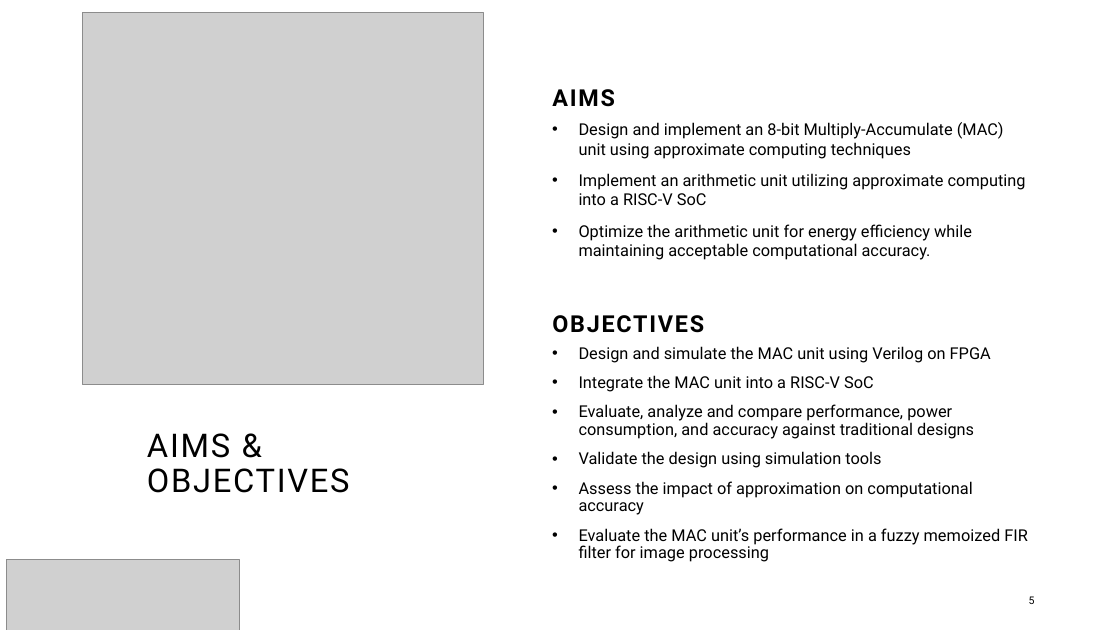
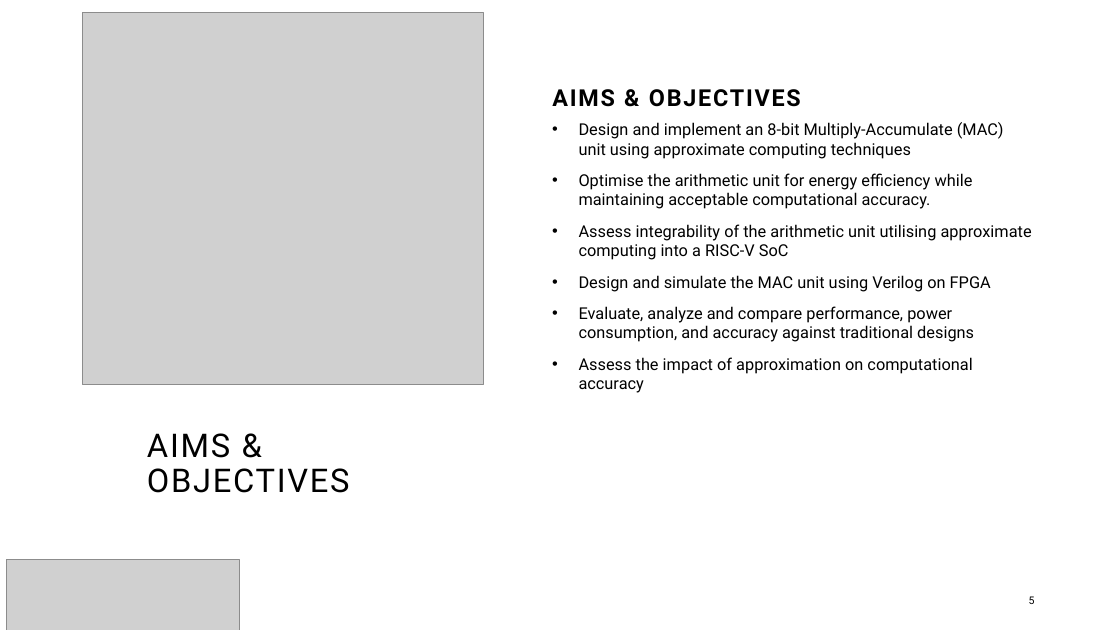
Before and after one commit to AmaanMujawar/EEE381_IIP-Hardware-Accelerator-for-RISCV-Processor, a slide deck: slide 5 of Documents/Symposium/Symposium.pptx. Drawn at 1120x630 pixels with LibreOffice and Linux fonts; fonts in the diff are those of the drawing; grey boxes stand for pictures; background and template pictures are left out. Boxes give left, top, right and bottom in pixels: in the first picture for what was removed or moved away, otherwise in the second. Text is boxed around its words. In the diff, an @@ line names an element or a change of style, - is before the commit and + after.

```diff
--- a/Documents/Symposium/Symposium.pptx
+++ b/Documents/Symposium/Symposium.pptx
@@ text at box(552, 89, 801, 107): text changed @@
-AIMS
+AIMS & OBJECTIVES
@@ text at box(579, 173, 1032, 393): text changed @@
-• Implement an arithmetic unit utilizing approximate computing into a RISC-V SoC
-• Optimize the arithmetic unit for energy efficiency while maintaining acceptable computational accuracy.
+• Optimise the arithmetic unit for energy efficiency while maintaining acceptable computational accuracy.
+• Assess integrability of the arithmetic unit utilising approximate computing into a RISC-V SoC
+• Design and simulate the MAC unit using Verilog on FPGA
+• Evaluate, analyze and compare performance, power consumption, and accuracy against traditional designs
+• Assess the impact of approximation on computational accuracy
@@ text removed at box(552, 315, 704, 333) @@
-OBJECTIVES
@@ text removed at box(579, 346, 1028, 562) @@
-• Design and simulate the MAC unit using Verilog on FPGA
-• Integrate the MAC unit into a RISC-V SoC
-• Evaluate, analyze and compare performance, power consumption, and accuracy against traditional designs
-• Validate the design using simulation tools
-• Assess the impact of approximation on computational accuracy
-• Evaluate the MAC unit’s performance in a fuzzy memoized FIR filter for image processing
```
Also in this commit, not shown: 4 other slides changed, 1 slide added, 3 slides removed.
